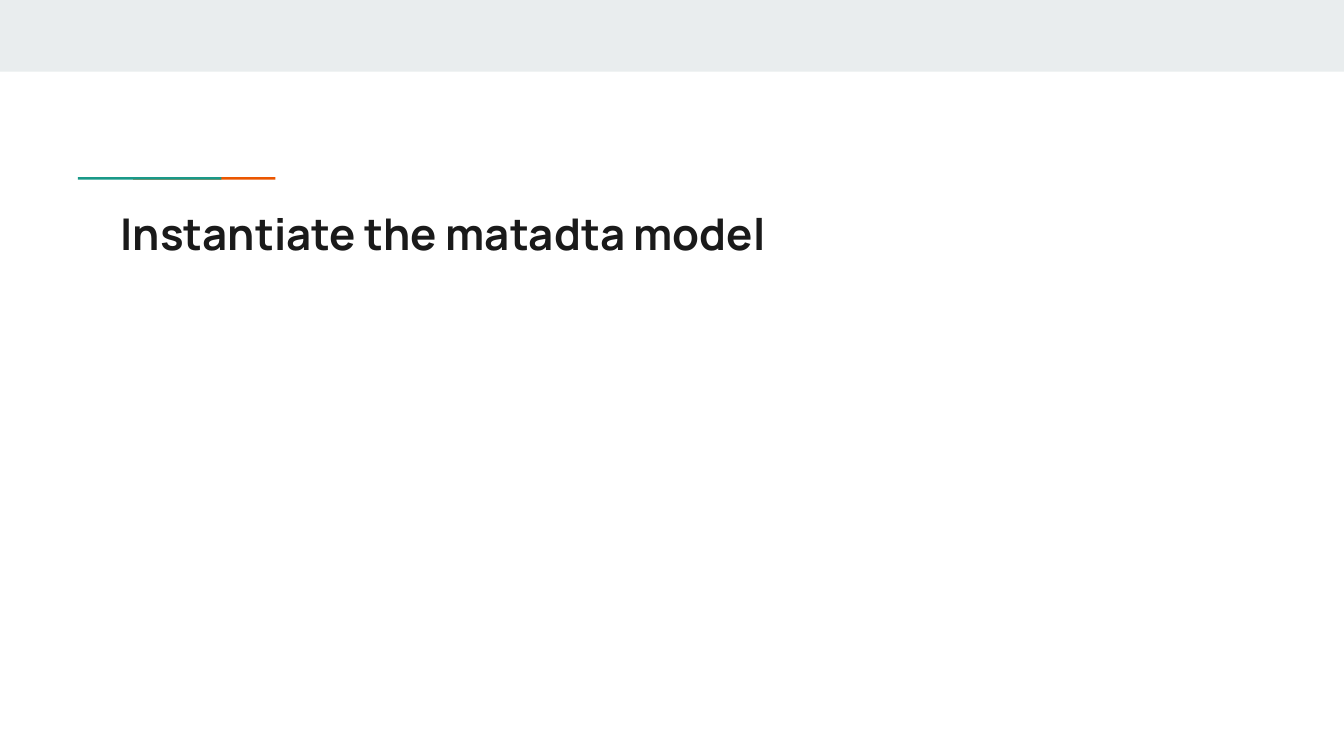
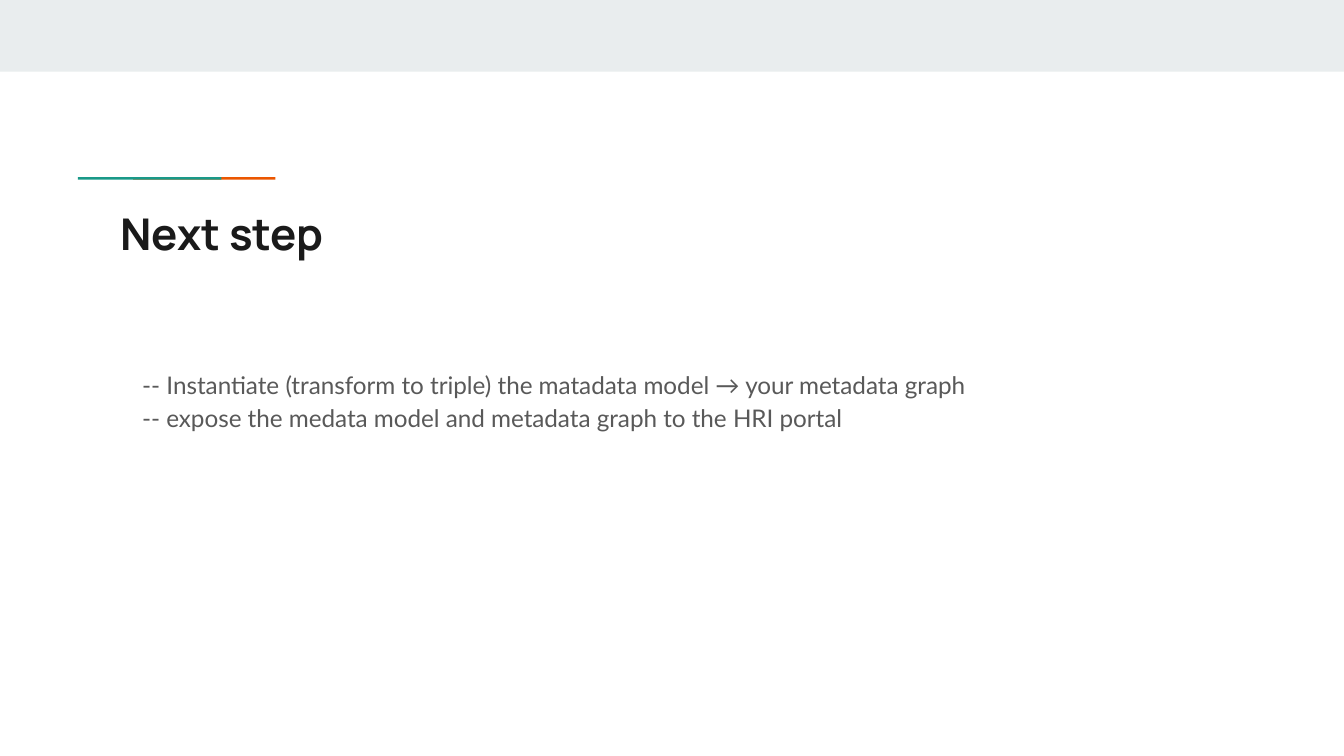
Before and after one commit to Health-RI/health-ri-metadata, a slide deck: slide 22 of Presentations/[DRAFT]HRI_Metadata_Schema_ImagingGroup_KickOff.pptx (slide 21 before the commit). Drawn at 1344x756 pixels with LibreOffice and Linux fonts; fonts in the diff are those of the drawing. Boxes give left, top, right and bottom in pixels: in the first picture for what was removed or moved away, otherwise in the second. Text is boxed around its words. In the diff, an @@ line names an element or a change of style, - is before the commit and + after.

```diff
--- a/Presentations/[DRAFT]HRI_Metadata_Schema_ImagingGroup_KickOff.pptx
+++ b/Presentations/[DRAFT]HRI_Metadata_Schema_ImagingGroup_KickOff.pptx
@@ title at (121, 218, 323, 261): text changed @@
-Instantiate the matadta model
+Next step
@@ text added at (166, 375, 965, 432), 13 pt, text #595959 @@
+-- Instantiate (transform to triple) the matadata model → your metadata graph
+-- expose the medata model and metadata graph to the HRI portal
```
Also in this commit, not shown: 4 other slides changed.
